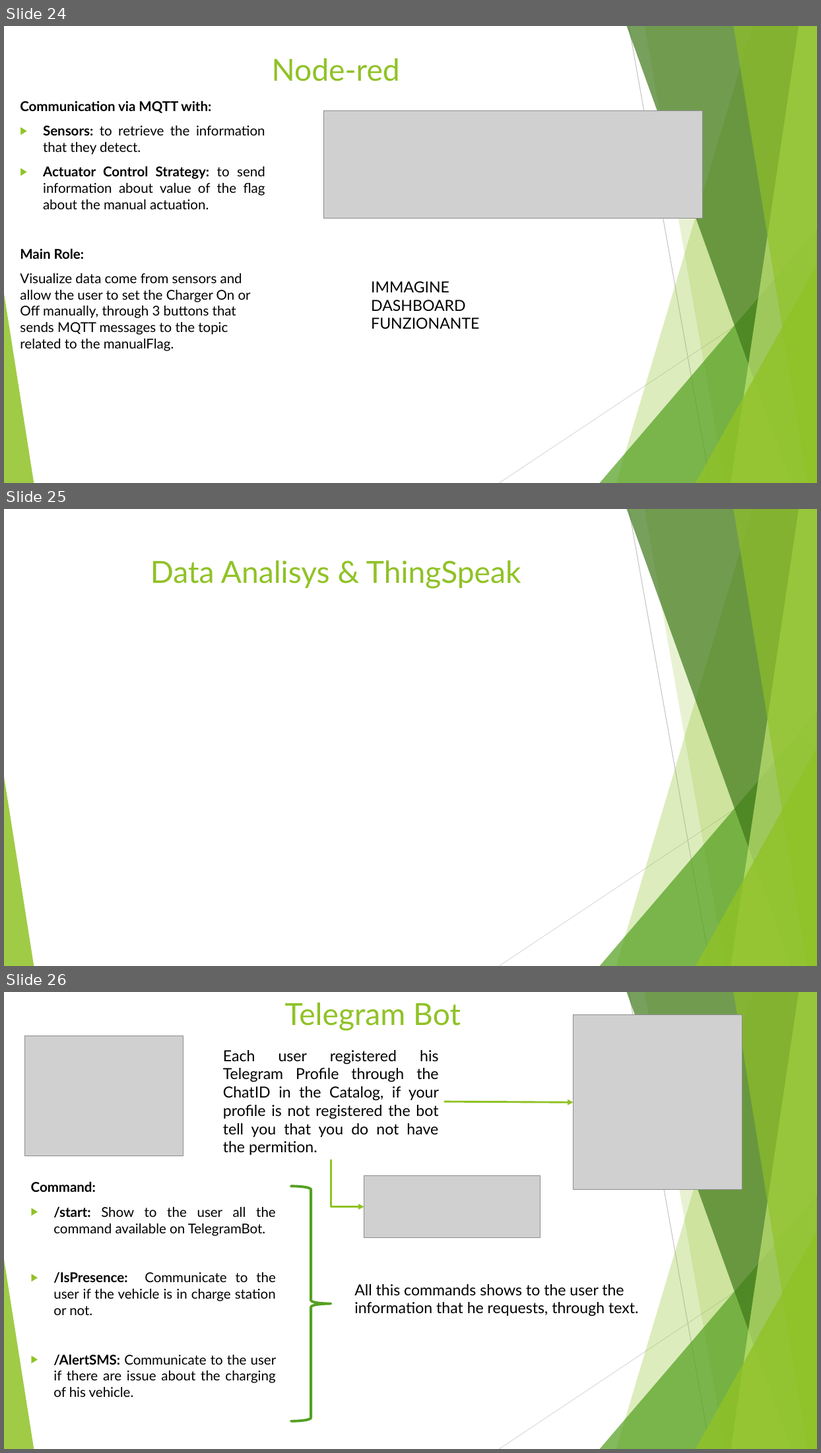
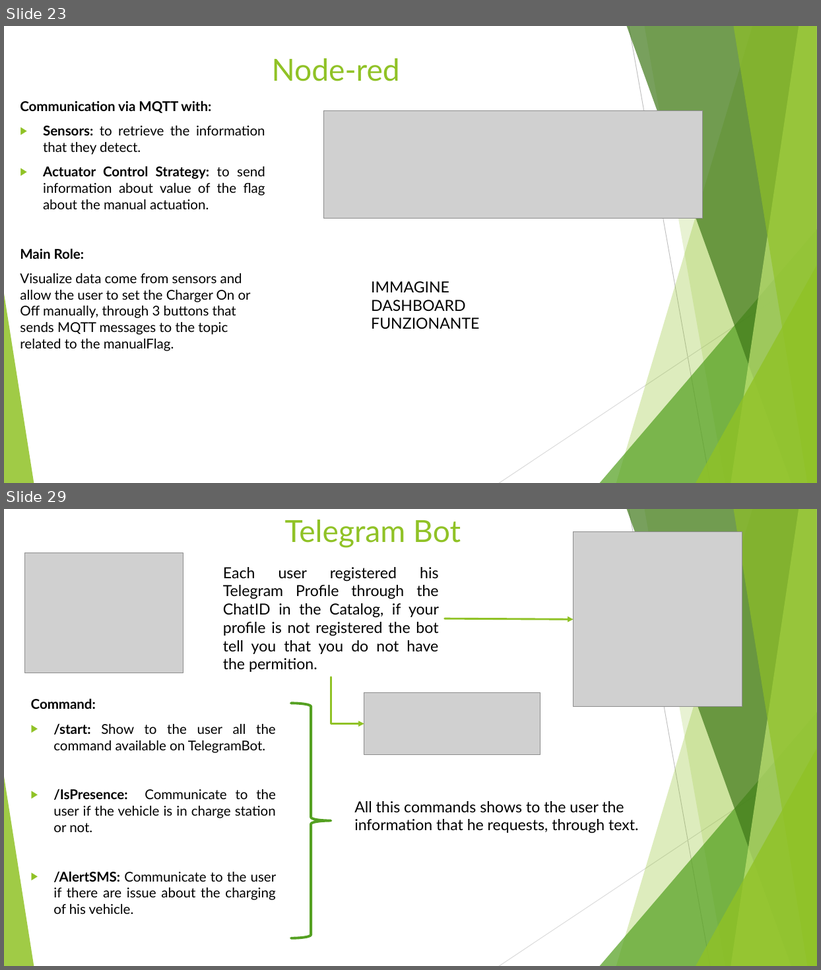
Before and after one commit to annageraci/Battery_Charger_Smart, a slide deck: Materiale Extra/Presentazione del progetto.pptx. Shown one above the other, each under a label of ours: slides 24, 25 and 26 before the commit, slides 23 and 29 after it; the slides between them are not shown. The pictures are 821x1453 and 821x970 pixels, drawn with LibreOffice and Linux fonts; fonts in the diff are those of the drawing; grey boxes stand for pictures. Boxes give left, top, right and bottom in pixels: in the first picture for what was removed or moved away, otherwise in the second. Text is boxed around its words. In the diff, an @@ line names an element or a change of style, - is before the commit and + after.

```diff
--- a/Materiale Extra/Presentazione del progetto.pptx
+++ b/Materiale Extra/Presentazione del progetto.pptx
@@ slide 25 removed at (x1=4, y1=509, x2=817, y2=966), background #FFFFFF; not listed: 10 template elements that a slide beside it also shows @@
@@ title removed at (x1=151, y1=560, x2=521, y2=589) @@
-Data Analisys & ThingSpeak
@@ what was slide 24 is now slide 23 @@
@@ what was slide 26 is now slide 29 @@
```
Also in this commit, not shown: 1 slide changed, 5 slides added, 1 other slide removed, 34 other files.
